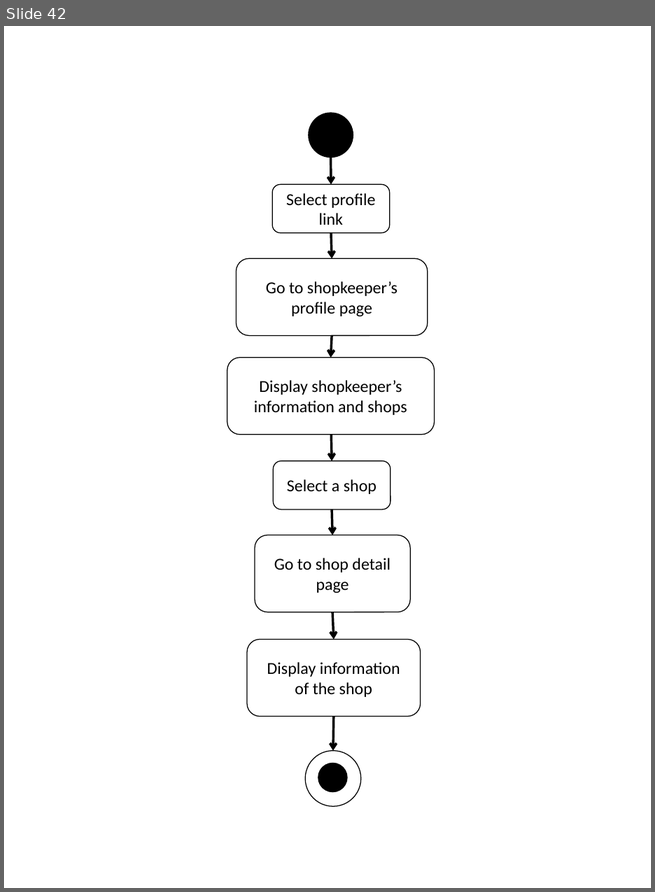
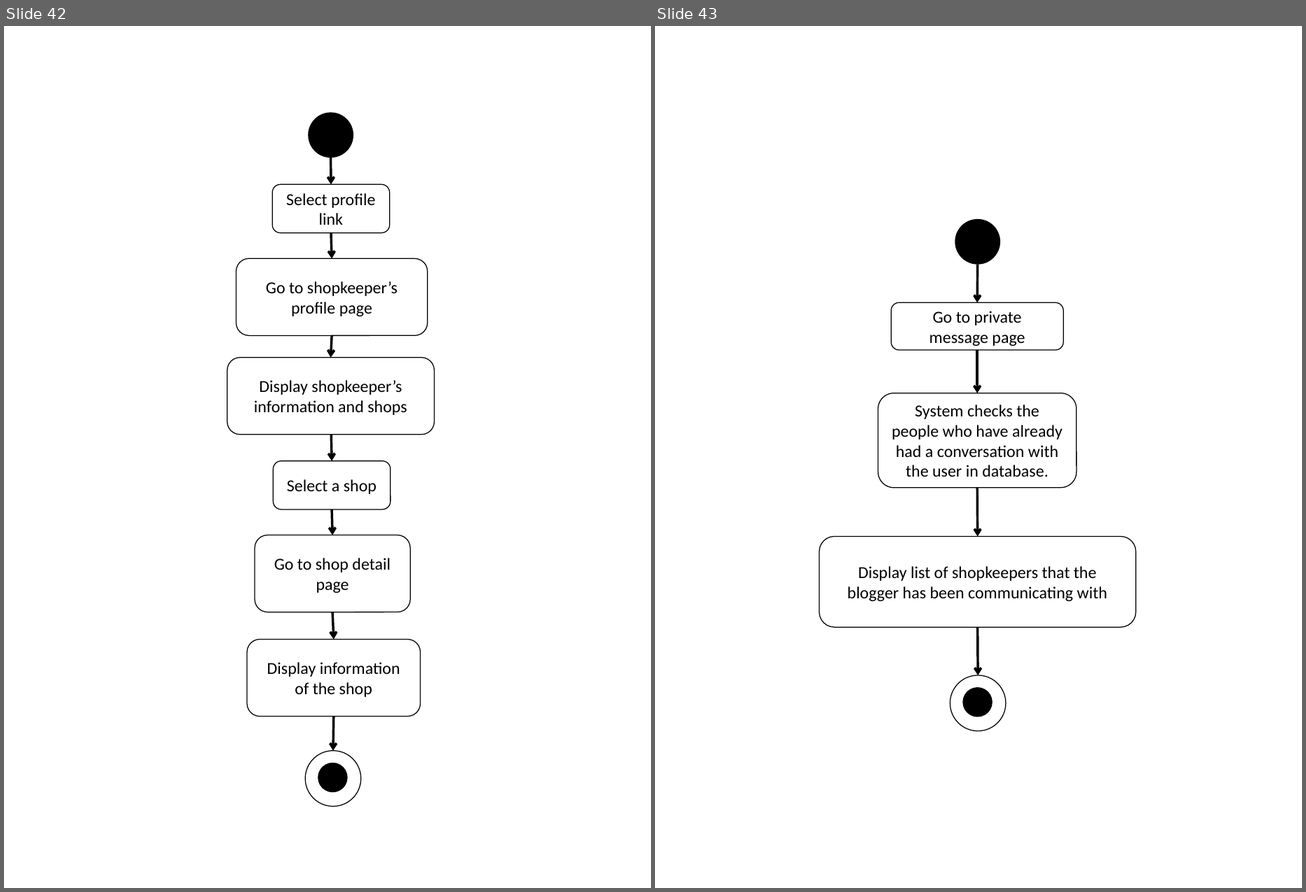
Before and after one commit to asciidaitoon/HanDIYcraft, a slide deck: SRS/AD mob.pptx. Shown side by side, each under a label of ours: slide 42 before the commit, slides 42 and 43 after it. The pictures are 655x892 and 1306x892 pixels, drawn with LibreOffice and Linux fonts; fonts in the diff are those of the drawing. Boxes give left, top, right and bottom in pixels: in the first picture for what was removed or moved away, otherwise in the second. Text is boxed around its words. In the diff, an @@ line names an element or a change of style, - is before the commit and + after.

```diff
--- a/SRS/AD mob.pptx
+++ b/SRS/AD mob.pptx
@@ slide 43 added at box(655, 26, 1302, 888), background #FFFFFF @@
@@ ellipse added at box(955, 219, 1001, 265), fill #000000 @@
@@ arrow added from (978, 265) to (978, 302), #000000 2 pt @@
@@ rounded rectangle added at box(892, 302, 1064, 350), fill #FFFFFF, outline #000000 0.75 pt, 14 pt, text #000000 @@
+Go to private message page
@@ arrow added from (978, 350) to (978, 394), #000000 2 pt @@
@@ rounded rectangle added at box(878, 394, 1076, 488), fill #FFFFFF, outline #000000 0.75 pt, 14 pt, text #000000 @@
+System checks the people who have already had a conversation with the user in database.
@@ arrow added from (978, 488) to (978, 536), #000000 2 pt @@
@@ rounded rectangle added at box(819, 536, 1135, 627), fill #FFFFFF, outline #000000 0.75 pt, 14 pt, text #000000 @@
+Display list of shopkeepers that the blogger has been communicating with
@@ arrow added from (978, 627) to (978, 676), #000000 2 pt @@
@@ ellipse added at box(950, 676, 1006, 732), fill #FFFFFF, outline #000000 0.75 pt @@
@@ ellipse added at box(963, 688, 992, 717), fill #000000 @@
```
Also in this commit, not shown: 2 slides changed, 4 other slides added, 59 other files.
